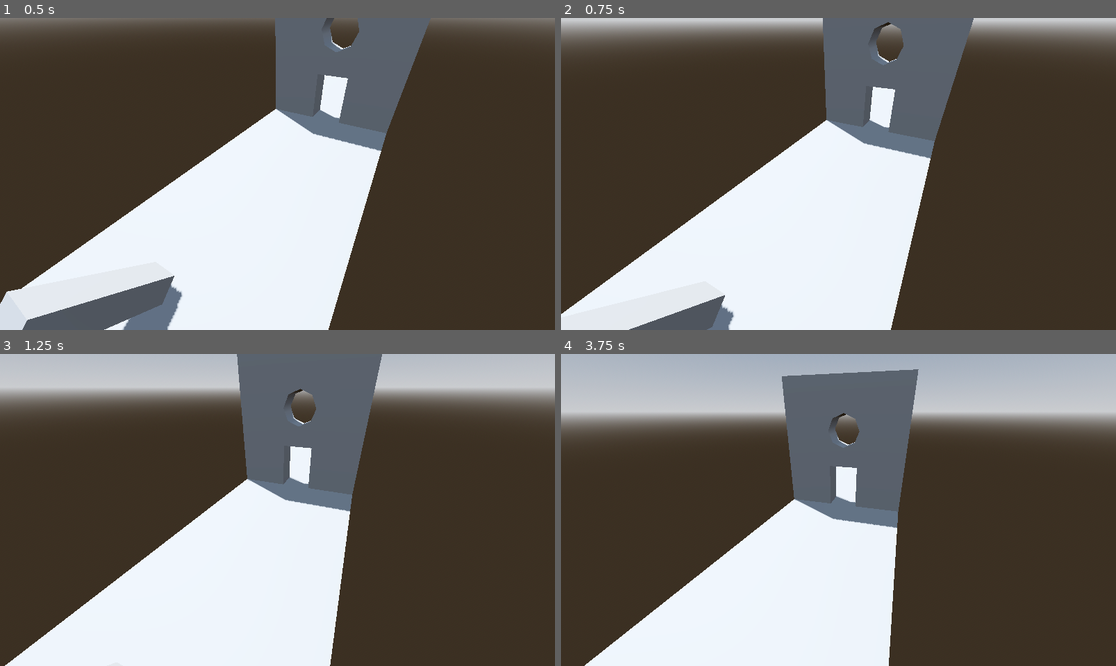
Above: before the commit, frames 1-4 (two rows, left to right).
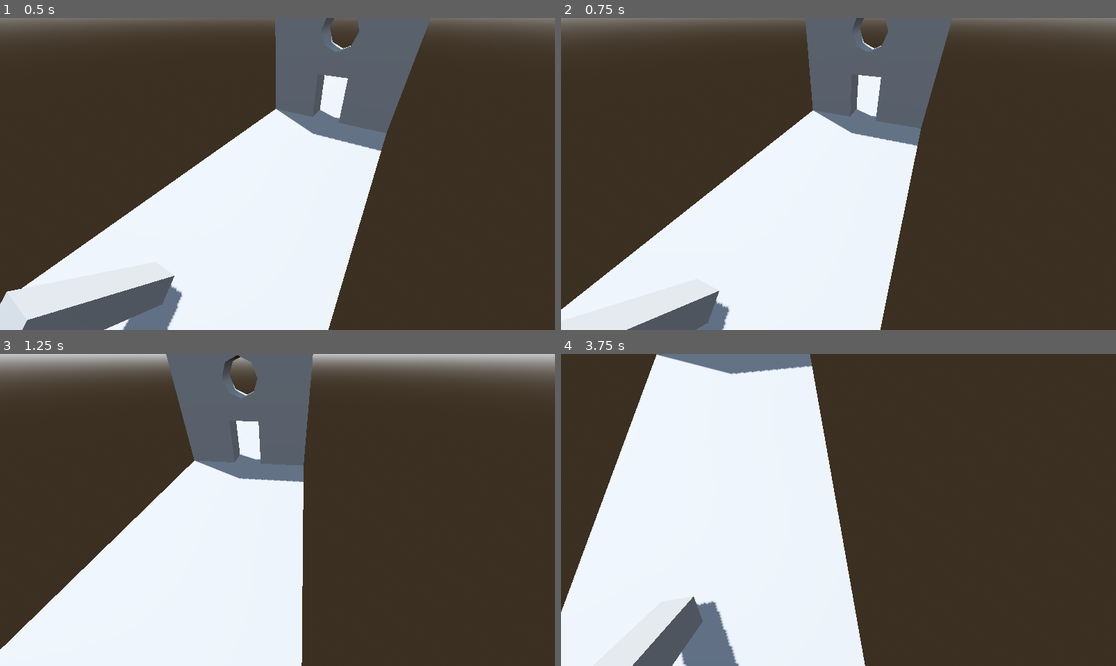
Above: after the commit, the same moments.

Repository: Tyger8540/dress-til-you-drop
Game: Godot game, scene res://scenes/sample_room.tscn
Same seed, same stepped clock (60 frames per second), same inputs: the game is played once before the commit and once after it.
Inputs:
- Up to frame 1 (0.5 s): no input
- Up to frame 2 (0.75 s): tap Enter (ui_accept) at 0.5 s; hold D (move_right) from 0.53 s (still down)
- Up to frame 3 (1.25 s): keep holding D (move_right); tap Enter (ui_accept) at 0.77 s
- Up to frame 4 (3.75 s): release D (move_right) at 1.28 s; hold S (move_backward) 1.28-2.03 s; tap Enter (ui_accept) at 1.52, 3.02 s; hold D (move_right) 2.03-2.78 s; hold W (move_forward) 2.78-3.53 s; hold A (move_left) from 3.53 s (still down)

Frame 1 is identical in both runs. In frame 2, 14% of the frame differs, in the area x 0-100%, y 0-100%; in frame 3, 31%; in frame 4, 54%.

Commit message:
Player Movement Dependent on Camera Orientation

Diff:
--- a/dress-til-you-drop/scenes/sample_room.tscn
+++ b/dress-til-you-drop/scenes/sample_room.tscn
@@ -37,8 +37,9 @@
 transform = Transform3D(-0.8660254, -0.43301278, 0.25, 0, 0.49999997, 0.86602545, -0.50000006, 0.75, -0.43301266, 0, 0, 0)
 shadow_enabled = true
 
-[node name="Player" parent="." instance=ExtResource("3_se1vi")]
+[node name="Player" parent="." node_paths=PackedStringArray("current_cam") instance=ExtResource("3_se1vi")]
 transform = Transform3D(1, 0, 0, 0, 1, 0, 0, 0, 1, -10.6, 2.2, 0.5)
+current_cam = NodePath("../Camera3D")
 
 [node name="CameraController" type="Node" parent="."]
 
--- a/dress-til-you-drop/scripts/cam_zone.gd
+++ b/dress-til-you-drop/scripts/cam_zone.gd
@@ -19,39 +19,41 @@
 
 
 func _on_body_entered(body: Node3D) -> void:
-	if body is Node3D:  # TODO change to if body is Player (or whatever player class is called)
+	if body is Player:
 		pass
 
 
 func _on_body_exited(body: Node3D) -> void:
-	if body is Node3D:  # TODO change to if body is Player (or whatever player class is called)
+	if body is Player:
 		if previous_zone_occupied:
 			if previous_cam.current:
 				pass
 			else:
 				previous_cam.make_current()
+				player.current_cam = previous_cam
 		elif next_zone_occupied:
 			if next_cam.current:
 				pass
 			else:
 				next_cam.make_current()
+				player.current_cam = next_cam
 
 
 func _on_previous_zone_body_entered(body: Node3D) -> void:
-	if body is Node3D:  # TODO change to if body is Player (or whatever player class is called)
+	if body is Player:
 		previous_zone_occupied = true
 
 
 func _on_previous_zone_body_exited(body: Node3D) -> void:
-	if body is Node3D:  # TODO change to if body is Player (or whatever player class is called)
+	if body is Player:
 		previous_zone_occupied = false
 
 
 func _on_next_zone_body_entered(body: Node3D) -> void:
-	if body is Node3D:  # TODO change to if body is Player (or whatever player class is called)
+	if body is Player:
 		next_zone_occupied = true
 
 
 func _on_next_zone_body_exited(body: Node3D) -> void:
-	if body is Node3D:  # TODO change to if body is Player (or whatever player class is called)
+	if body is Player:
 		next_zone_occupied = false
--- a/dress-til-you-drop/scripts/camera_controller.gd
+++ b/dress-til-you-drop/scripts/camera_controller.gd
@@ -14,6 +14,7 @@
 func _process(delta: float) -> void:
 	#rotation = rotation.move_toward(global_position - player.global_position, delta * SWIVEL_SPEED)
 	look_at(player.global_position)
+	player.rotation.y = rotation.y
 
 
 func set_cam(cam: Camera3D) -> void:
--- a/dress-til-you-drop/scripts/player.gd
+++ b/dress-til-you-drop/scripts/player.gd
@@ -5,7 +5,11 @@
 const SPEED = 5.0
 const JUMP_VELOCITY = 4.5
 
+@export var current_cam: Camera3D
+
 var move_direction: Vector3
+var locked_cam_orientation: float = 0.0
+var move_orientation_locked: bool = false
 
 
 func _physics_process(delta: float) -> void:
@@ -19,12 +23,17 @@
 
 	move_direction.x = Input.get_action_strength("move_right") - Input.get_action_strength("move_left")
 	move_direction.z = Input.get_action_strength("move_backward") - Input.get_action_strength("move_forward")
-	#move_direction = move_direction.rotated()
 
-	# Get the input direction and handle the movement/deceleration.
-	# As good practice, you should replace UI actions with custom gameplay actions.
+	if velocity.is_zero_approx():
+		move_orientation_locked = false
 
 	if move_direction:
+		if not move_orientation_locked:
+			locked_cam_orientation = current_cam.rotation.y
+			move_orientation_locked = true
+
+		move_direction = move_direction.rotated(Vector3.UP, locked_cam_orientation)
+
 		velocity.x = move_direction.x * SPEED
 		velocity.z = move_direction.z * SPEED
 	else:
